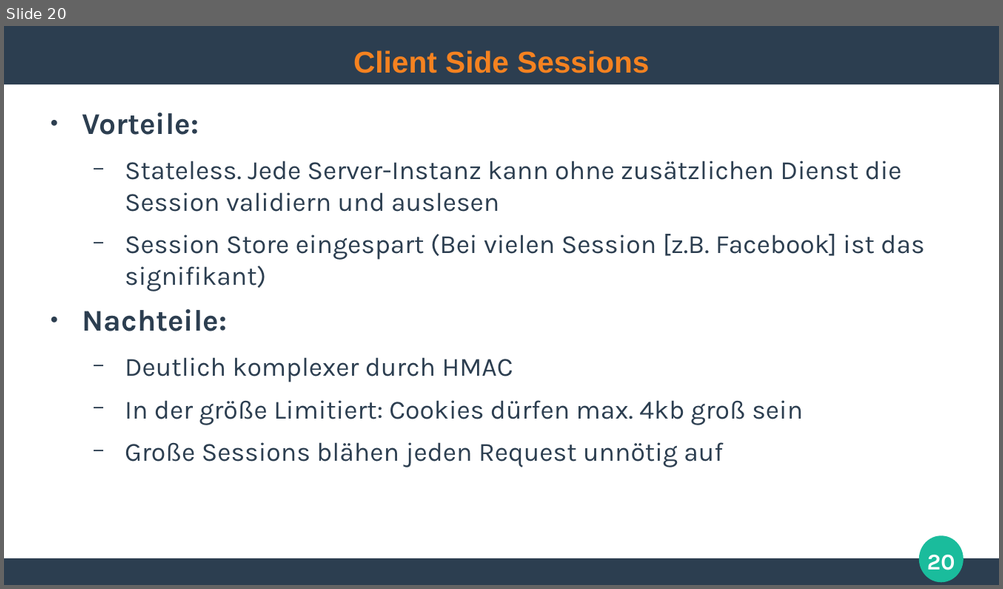
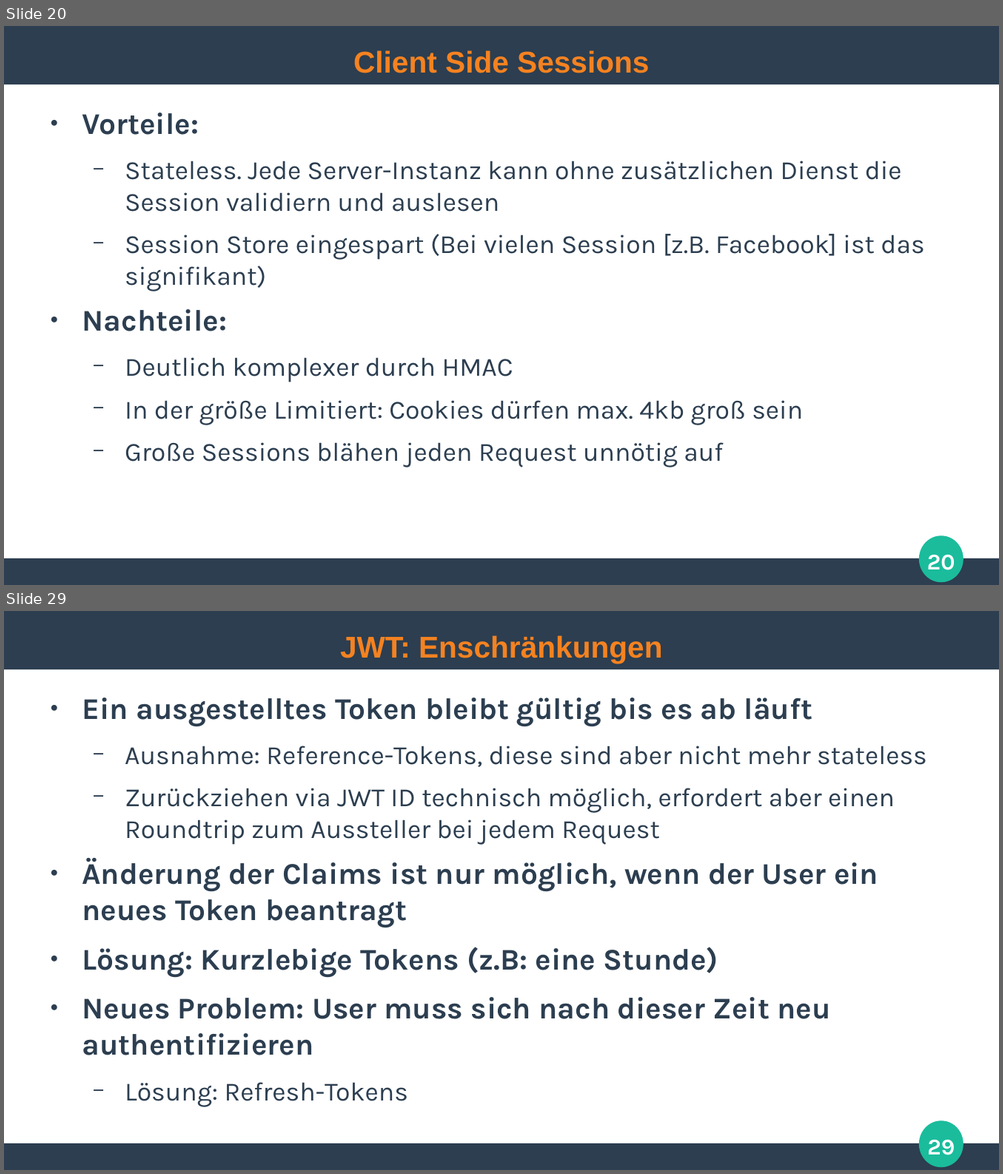
Before and after one commit to ghandmann/HS-AlbSig-WebAnwendungen2, a slide deck: Kapitel/07_Authentication.odp. Shown one above the other, each under a label of ours: slide 20 before the commit, slides 20 and 29 after it; the slides between them are not shown. The pictures are 1003x589 and 1003x1174 pixels, drawn with LibreOffice and Linux fonts; fonts in the diff are those of the drawing. Boxes give left, top, right and bottom in pixels: in the first picture for what was removed or moved away, otherwise in the second. Text is boxed around its words. In the diff, an @@ line names an element or a change of style, - is before the commit and + after.

Commit message:
Added JSON Web Token section, needs refinement

```diff
--- a/Kapitel/07_Authentication.odp
+++ b/Kapitel/07_Authentication.odp
@@ slide 29 added at (4, 611, 999, 1170), background #FFFFFF; not listed: 3 template elements that a slide beside it also shows @@
@@ title added at (340, 635, 663, 664), 24 pt, text #F58220, bold @@
+JWT: Enschränkungen
@@ text added at (82, 698, 927, 1107), 24 pt, text #2C3E50, bold @@
+● Ein ausgestelltes Token bleibt gültig bis es ab läuft
+  − Ausnahme: Reference-Tokens, diese sind aber nicht mehr stateless
+  − Zurückziehen via JWT ID technisch möglich, erfordert aber einen Roundtrip zum Aussteller bei jedem Request
+● Änderung der Claims ist nur möglich, wenn der User ein neues Token beantragt
+● Lösung: Kurzlebige Tokens (z.B: eine Stunde)
+● Neues Problem: User muss sich nach dieser Zeit neu authentifizieren
+  − Lösung: Refresh-Tokens
@@ page number added at (927, 1140, 954, 1156), 18 pt, text #FFFFFF, bold @@
+29
```
Also in this commit, not shown: 9 other slides added.
